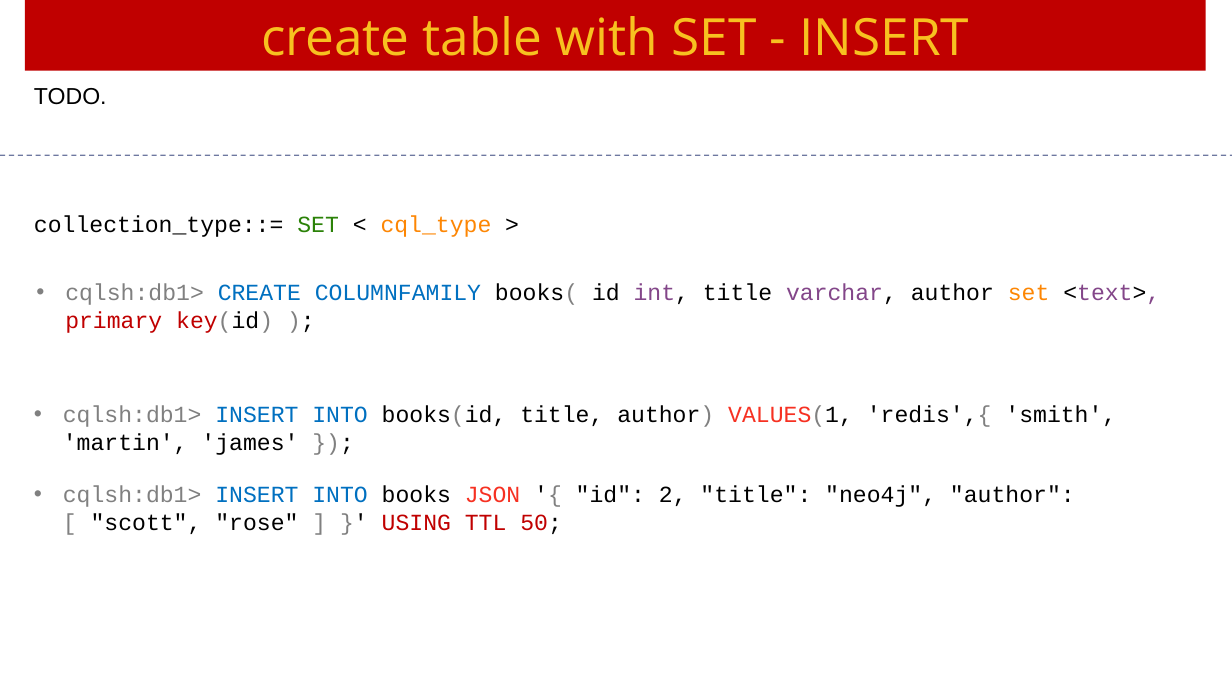
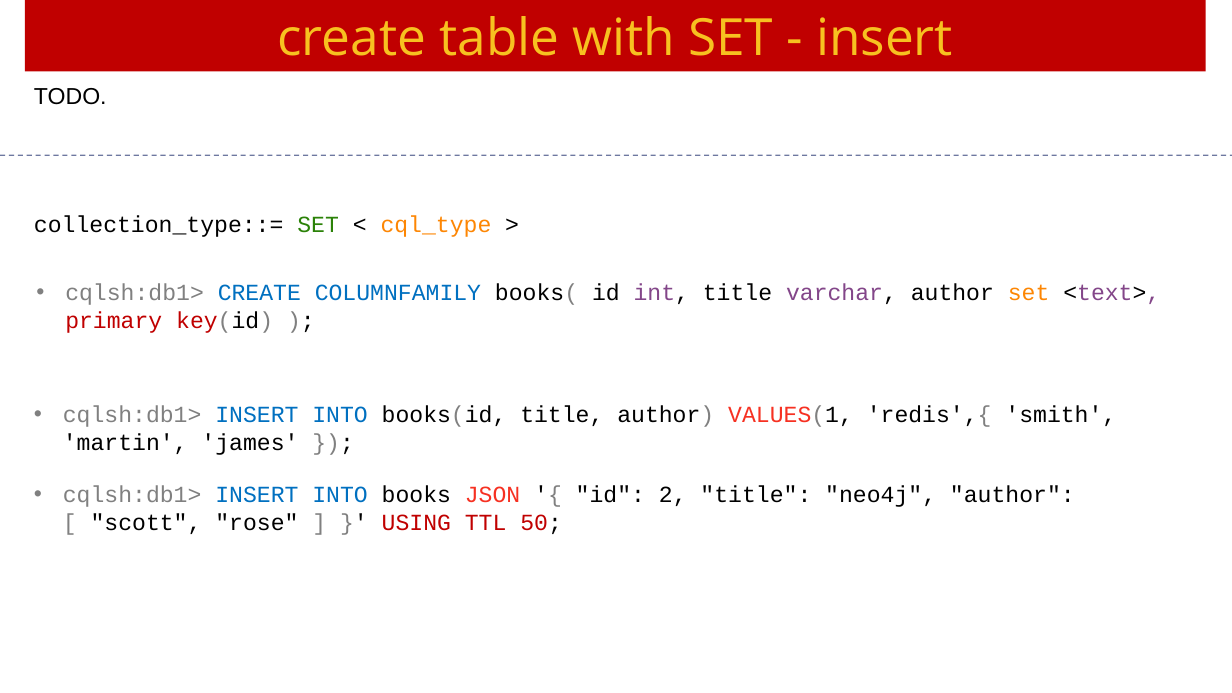
Before and after one commit to Saleel-Bagde/PPT-s, a slide deck: slide 43 of Cassandra Ver3.pptx. Drawn at 1232x693 pixels with LibreOffice and Linux fonts; fonts in the diff are those of the drawing. Boxes give left, top, right and bottom in pixels: in the first picture for what was removed or moved away, otherwise in the second. Text is boxed around its words. In the diff, an @@ line names an element or a change of style, - is before the commit and + after.

```diff
--- a/Cassandra Ver3.pptx
+++ b/Cassandra Ver3.pptx
@@ text in rectangle at <box>278,16,953,56</box>: text changed @@
-create table with SET - INSERT
+create table with SET - insert
```
Also in this commit, not shown: 21 other slides changed.
